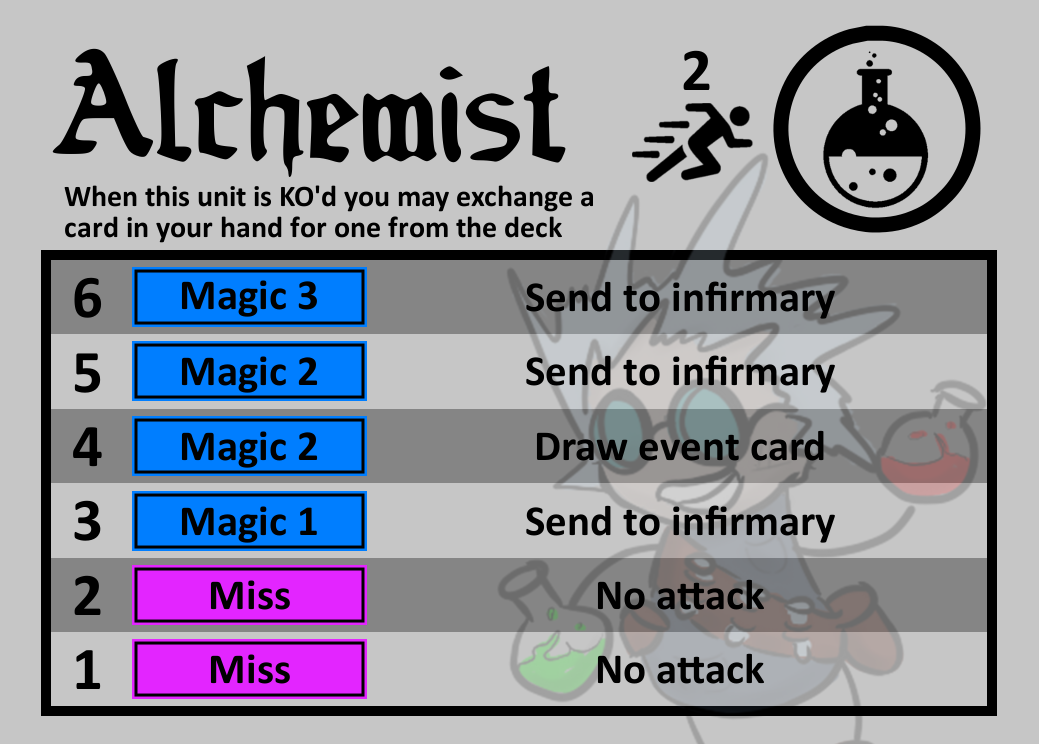
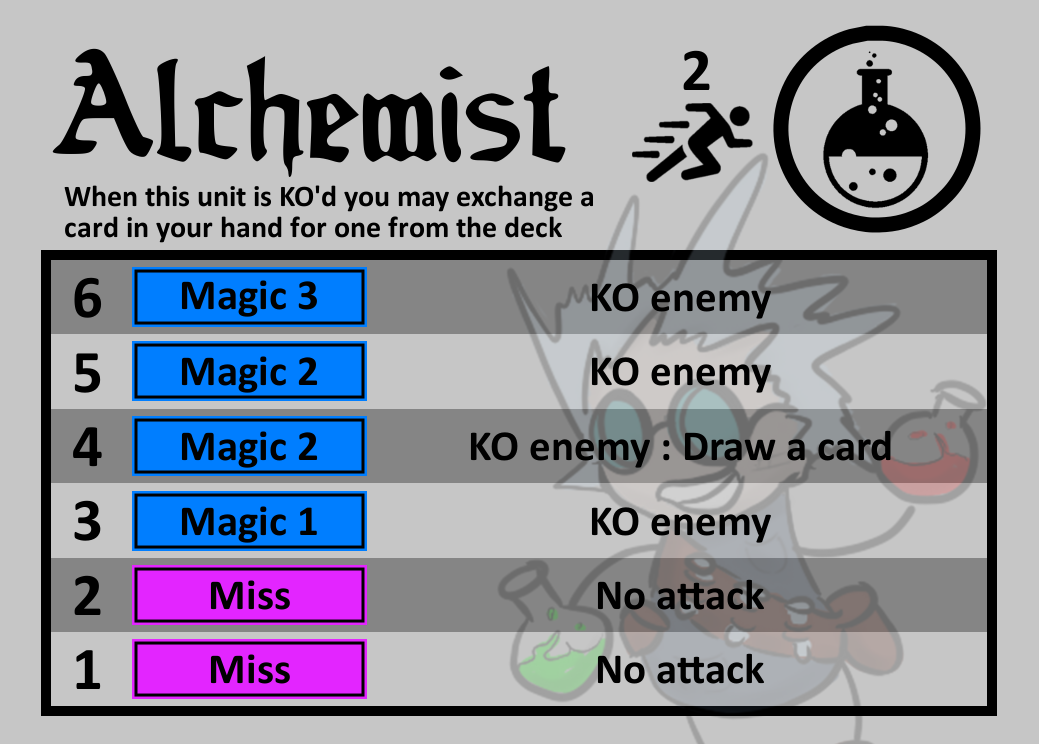
Layer changes from the first 1039px x 744px image to the second:
painted on "Strength #1" over [526,355,835,393]
painted on "Magic #5" over [470,430,891,468]
painted on "Magic #2" over [526,281,835,319]
painted on "Magic #4" over [526,505,835,543]
